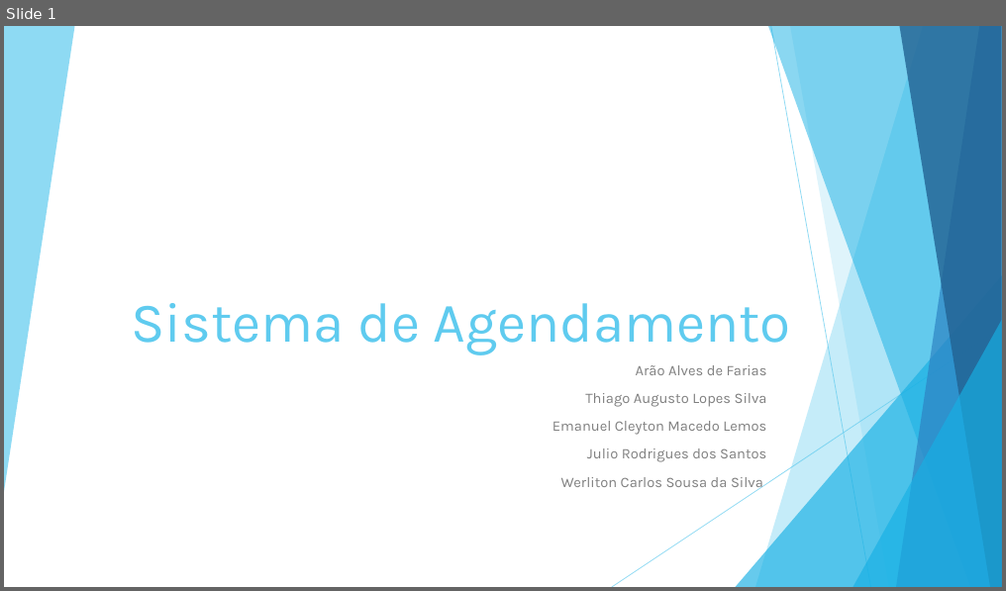
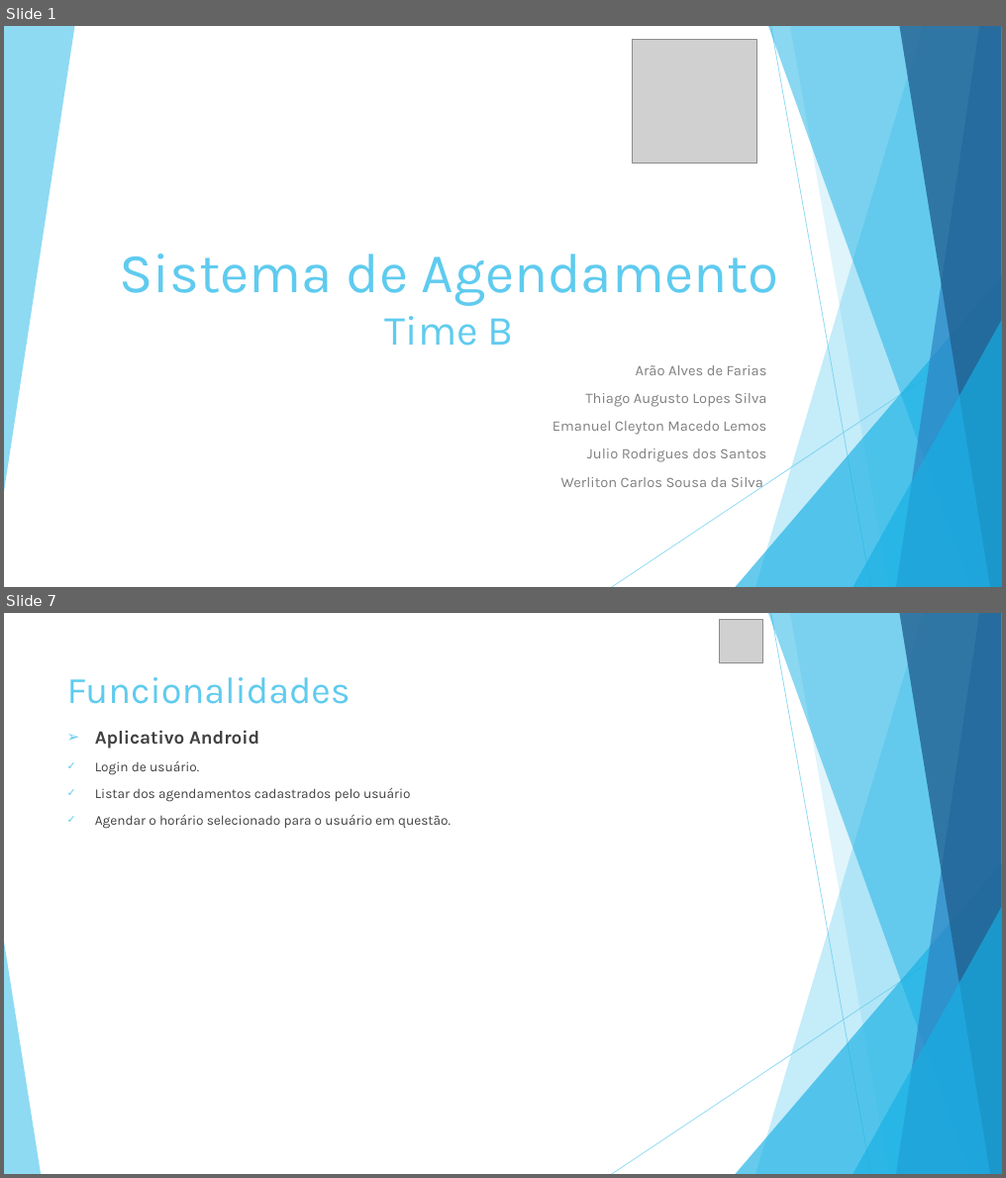
Before and after one commit to julioxrs/PROVA-TIME-B, a slide deck: Documentação/Apresentação/Sistema de Agendamento.pptx. Shown one above the other, each under a label of ours: slide 1 before the commit, slides 1 and 7 after it; the slides between them are not shown. The pictures are 1006x591 and 1006x1178 pixels, drawn with LibreOffice and Linux fonts; fonts in the diff are those of the drawing; grey boxes stand for pictures. Boxes give left, top, right and bottom in pixels: in the first picture for what was removed or moved away, otherwise in the second. Text is boxed around its words. In the diff, an @@ line names an element or a change of style, - is before the commit and + after.

```diff
--- a/Documentação/Apresentação/Sistema de Agendamento.pptx
+++ b/Documentação/Apresentação/Sistema de Agendamento.pptx
@@ slide 7 added at bbox=[4, 613, 1002, 1174], background #FFFFFF; not listed: 9 template elements that a slide beside it also shows @@
@@ picture added at bbox=[720, 620, 763, 663] @@
@@ title added at bbox=[67, 677, 350, 704], 36 pt, text #5FCBEF @@
+Funcionalidades
@@ text added at bbox=[95, 730, 450, 829], 13 pt, text #404040 @@
+➢ Aplicativo Android
+✓ Login de usuário.
+✓ Listar dos agendamentos cadastrados pelo usuário
+✓ Agendar o horário selecionado para o usuário em questão.
@@ triangle added at bbox=[4, 942, 41, 1174], fill #5FCBEF at 70% opacity @@
@@ slide 1 changed as well @@
@@ picture added at bbox=[633, 40, 757, 163] @@
@@ title at bbox=[120, 254, 779, 346]: text changed @@
-Sistema de Agendamento
+Sistema de Agendamento
+Time B
```
Also in this commit, not shown: 7 other slides added, 1 other file.
